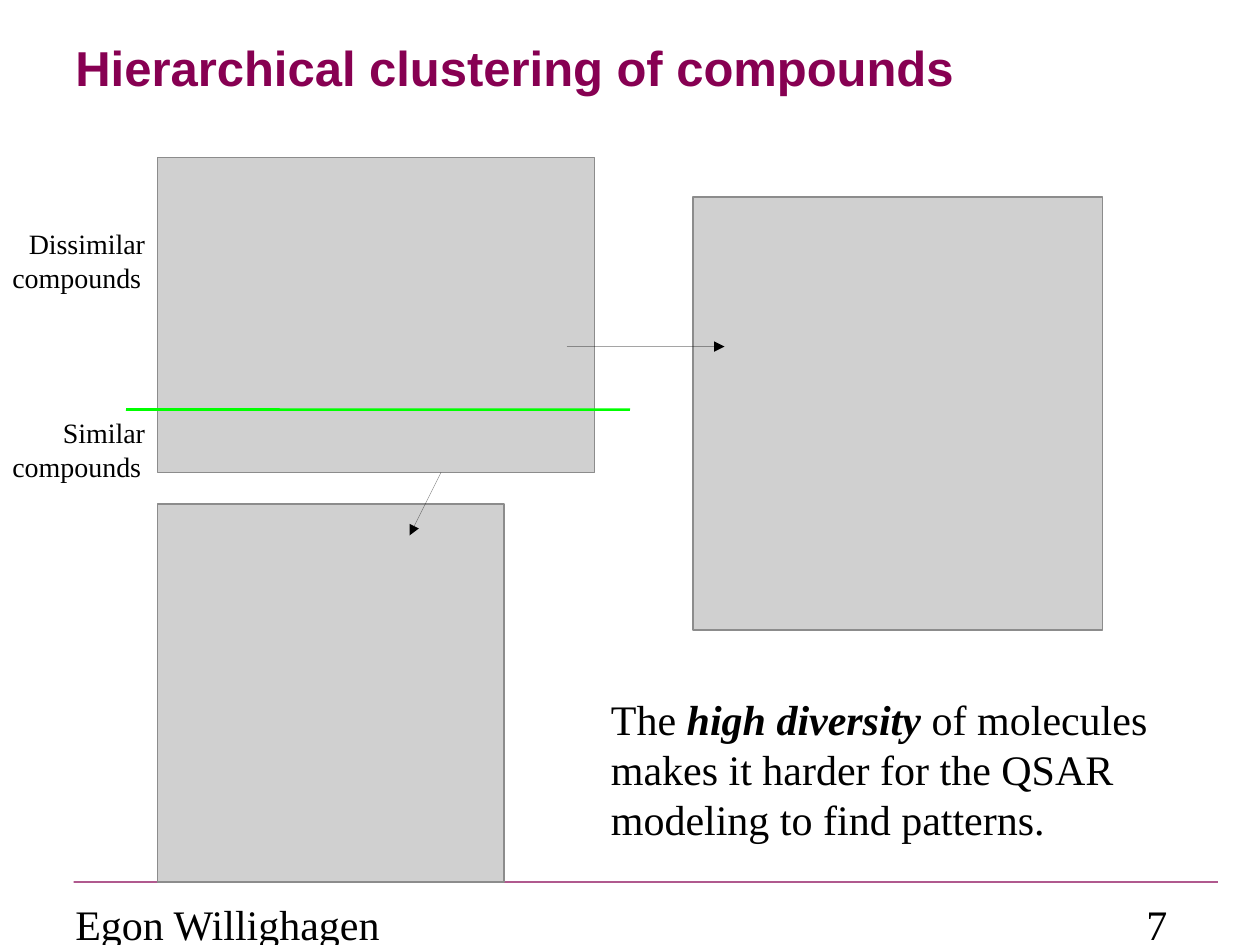
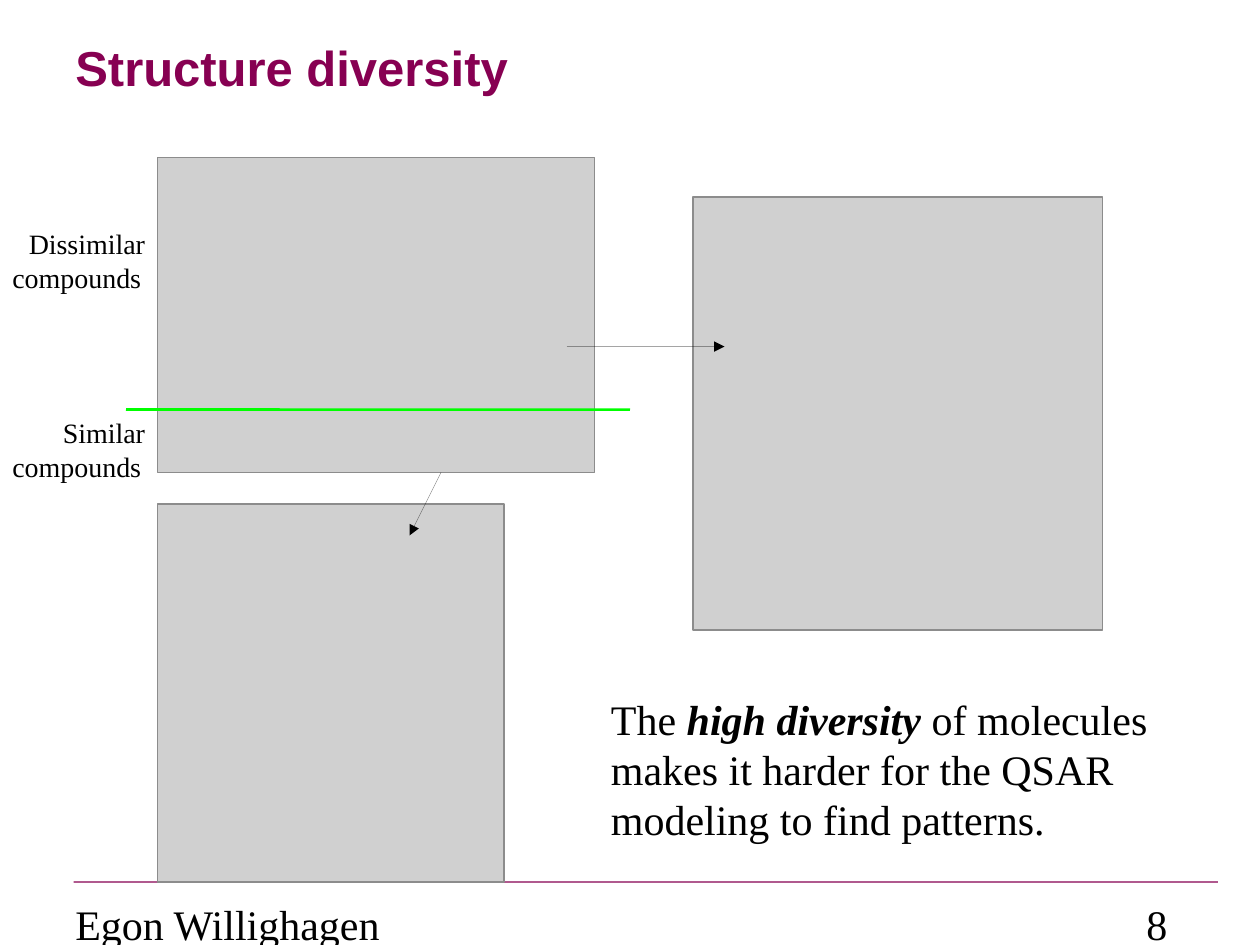
Before and after one commit to egonw/models, a slide deck: slide 8 of projects/cmap/report/forRoland.odp (slide 7 before the commit). Drawn at 1260x945 pixels with LibreOffice and Linux fonts; fonts in the diff are those of the drawing; grey boxes stand for pictures; background and template pictures are left out. Boxes give left, top, right and bottom in pixels: in the first picture for what was removed or moved away, otherwise in the second. Text is boxed around its words. In the diff, an @@ line names an element or a change of style, - is before the commit and + after.

```diff
--- a/projects/cmap/report/forRoland.odp
+++ b/projects/cmap/report/forRoland.odp
@@ title at box(75, 50, 507, 96): text changed @@
-Hierarchical clustering of compounds
+Structure diversity
@@ page number at box(1146, 912, 1167, 941): text changed @@
-7
+8
```
Also in this commit, not shown: 3 other slides changed, 4 slides added, 5 slides removed, 1 other file.
